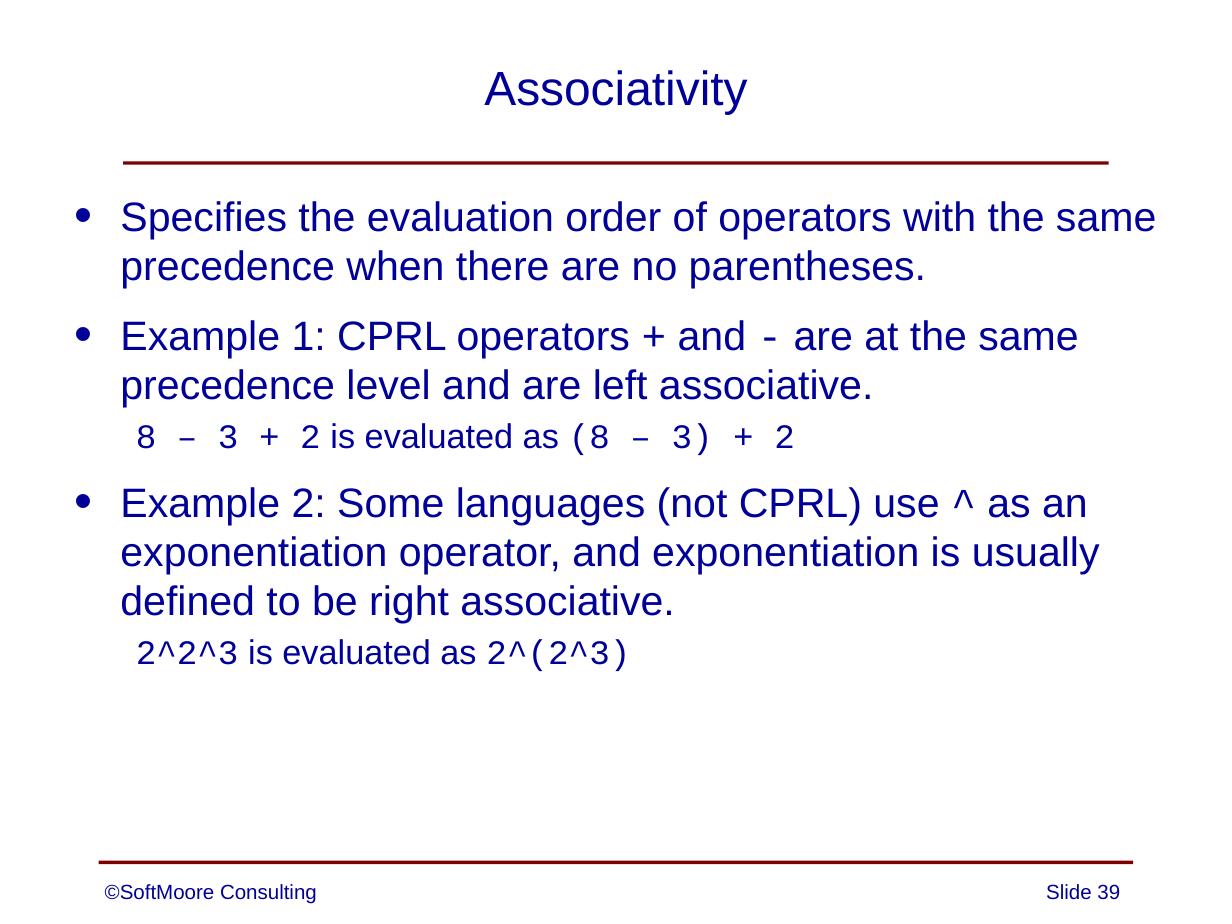
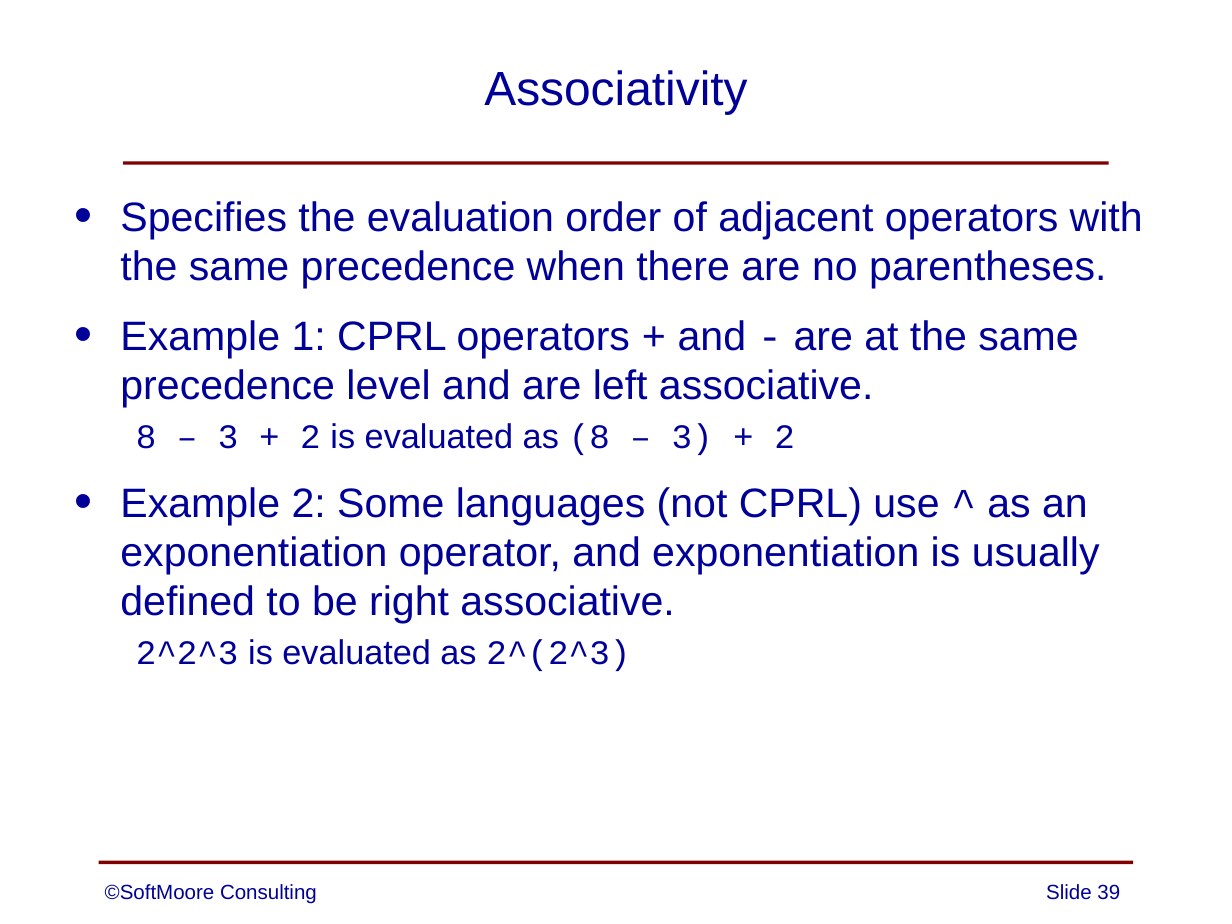
Before and after one commit to SoftMoore/CPRL-Kt-2nd, a slide deck: slide 39 of PowerPoints/03 - Context-Free Grammars.pptx. Drawn at 1232x924 pixels with LibreOffice and Linux fonts; fonts in the diff are those of the drawing. Boxes give left, top, right and bottom in pixels: in the first picture for what was removed or moved away, otherwise in the second. Text is boxed around its words. In the diff, an @@ line names an element or a change of style, - is before the commit and + after.

Commit message:
minor improvement to one PowerPoint slide

```diff
--- a/PowerPoints/03 - Context-Free Grammars.pptx
+++ b/PowerPoints/03 - Context-Free Grammars.pptx
@@ text at bbox=[120, 201, 1143, 288]: text changed @@
-• Specifies the evaluation order of operators with the same precedence when there are no parentheses.
+• Specifies the evaluation order of adjacent operators with the same precedence when there are no parentheses.
```
